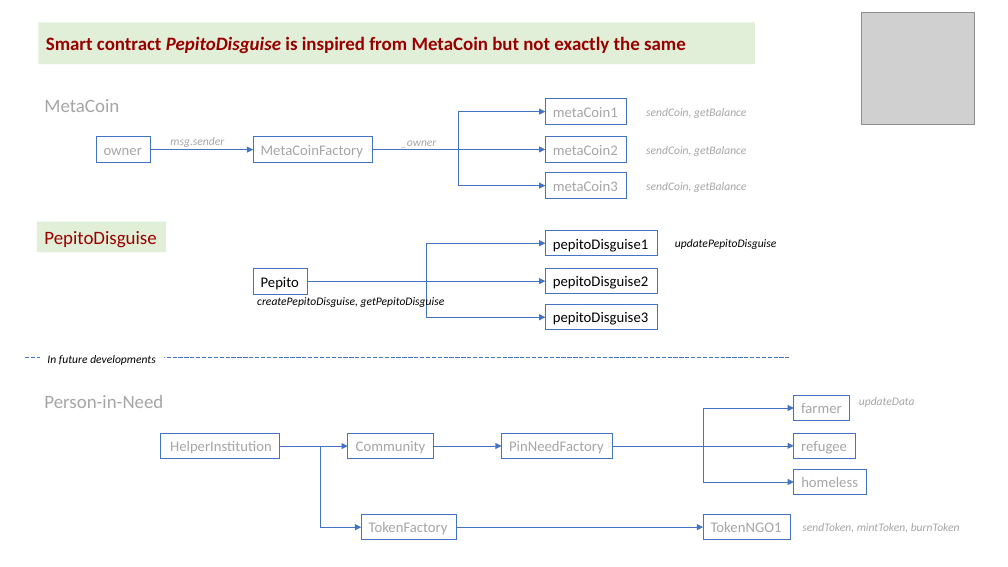
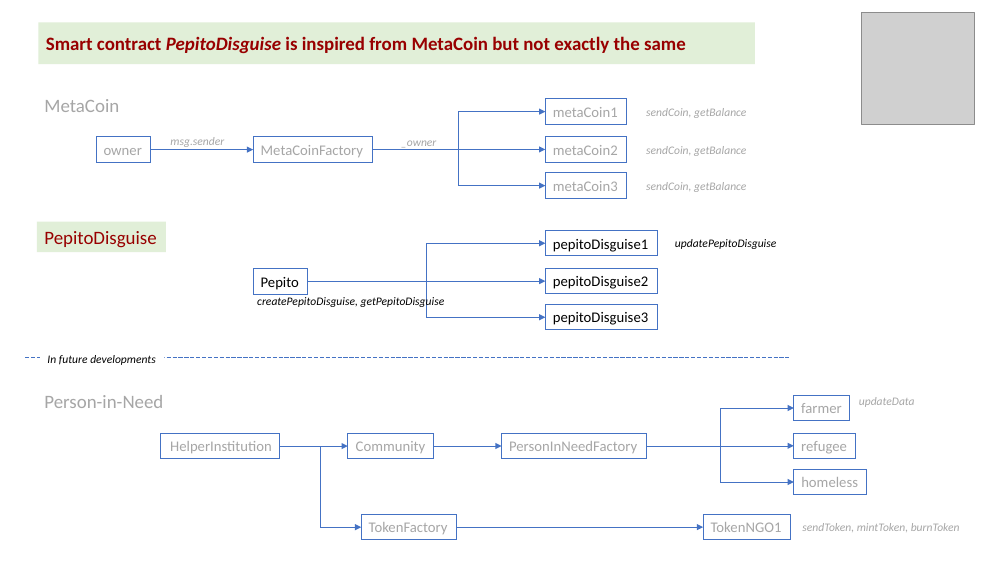
Before and after one commit to kvutien/Project-Machu-Picchu-2020, a slide deck: slide 1 of Pepito/Final Project Design.pptx. Drawn at 1008x567 pixels with LibreOffice and Linux fonts; fonts in the diff are those of the drawing; grey boxes stand for pictures. Boxes give left, top, right and bottom in pixels: in the first picture for what was removed or moved away, otherwise in the second. Text is boxed around its words. In the diff, an @@ line names an element or a change of style, - is before the commit and + after.

```diff
--- a/Pepito/Final Project Design.pptx
+++ b/Pepito/Final Project Design.pptx
@@ elbow arrow moved from (613, 446) - (794, 408) to (647, 446) - (794, 408) @@
@@ rectangle "PersonInNeedFactory": place and size @@
-rectangle "PersonInNeedFactory" at <box>502,433,613,459</box>
+rectangle "PersonInNeedFactory" at <box>502,433,647,459</box>
@@ text in rectangle at <box>509,441,637,453</box>: text changed @@
-PinNeedFactory
+PersonInNeedFactory
@@ elbow arrow moved from (613, 446) - (794, 482) to (647, 446) - (794, 482) @@
@@ elbow arrow moved from (613, 446) - (794, 446) to (647, 446) - (794, 446) @@
```
Also in this commit, not shown: 4 other slides changed, 11 other files.
